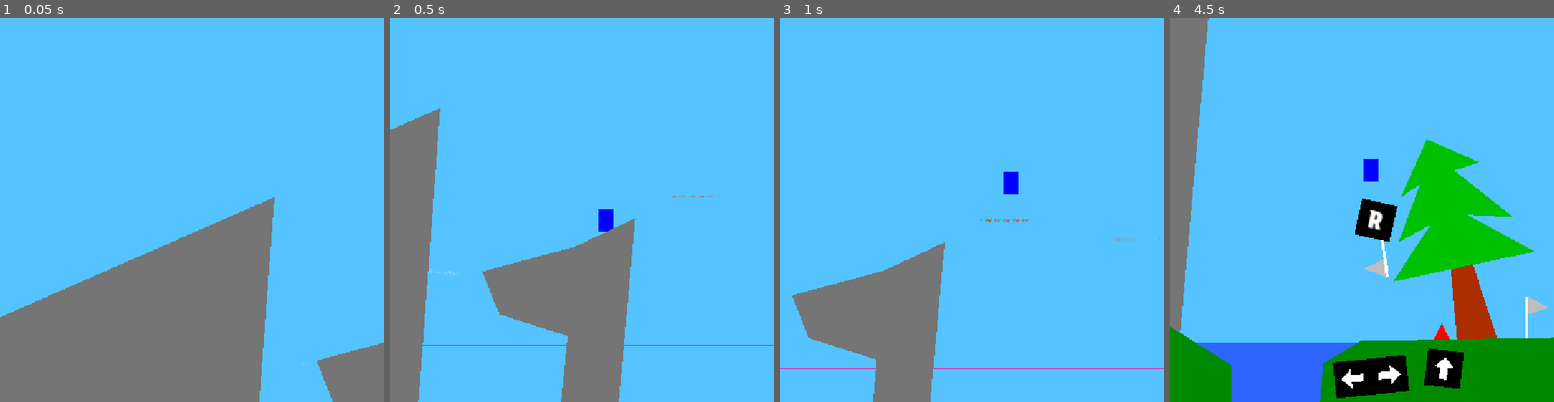
Above: before the commit, frames 1-4 (left to right).
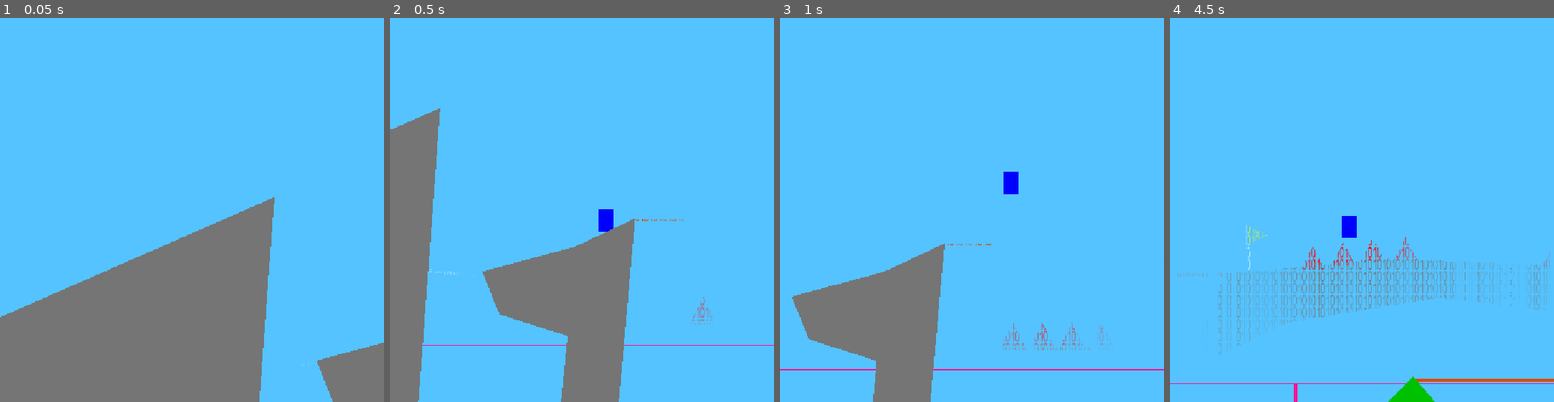
Above: after the commit, the same moments.

Repository: xorblo-doitus/OOB
Game: Godot game, scene res://src/gameplay/world/world.tscn
Same seed, same stepped clock (60 frames per second), same inputs: the game is played once before the commit and once after it.
Inputs:
- Up to frame 1 (0.05 s): no input
- Up to frame 2 (0.5 s): no input
- Up to frame 3 (1 s): hold D (right) from 0.53 s (still down); tap Space (jump) at 0.77 s
- Up to frame 4 (4.5 s): tap Space (jump) at 1.52, 3.02, 3.77 s; release D (right) at 2.03 s; hold Left (left) 2.03-2.78 s; hold D (right) 2.78-4.28 s; hold Left (left) from 4.28 s (still down)

Frame 1 is identical in both runs. In frame 2, 0.2% of the frame differs, in the area x 64-86%, y 46-80%; in frame 3, 1.1%; in frame 4, 34%, in the area x 0-100%, y 0-100%.

Commit message:
Reworked true ending access

Diff:
--- a/src/gameplay/world/world.tscn
+++ b/src/gameplay/world/world.tscn
@@ -291,12 +291,33 @@
 
 [node name="OneWayPlateform3" parent="Node2D" instance=ExtResource("6_2wxex")]
 material = ExtResource("5_gag1f")
-position = Vector2(111, -142)
+position = Vector2(171, -115)
 width = 64.0
 
+[node name="OneWayPlateform4" parent="Node2D" instance=ExtResource("6_2wxex")]
+material = ExtResource("5_gag1f")
+position = Vector2(1, 1)
+width = 150.0
+
+[node name="Spike8" parent="Node2D/OneWayPlateform4" instance=ExtResource("9_afmow")]
+material = ExtResource("5_gag1f")
+position = Vector2(20, -1)
+
+[node name="Spike9" parent="Node2D/OneWayPlateform4" instance=ExtResource("9_afmow")]
+material = ExtResource("5_gag1f")
+position = Vector2(-20, -1)
+
+[node name="Spike10" parent="Node2D/OneWayPlateform4" instance=ExtResource("9_afmow")]
+material = ExtResource("5_gag1f")
+position = Vector2(-59, -1)
+
+[node name="Spike11" parent="Node2D/OneWayPlateform4" instance=ExtResource("9_afmow")]
+material = ExtResource("5_gag1f")
+position = Vector2(59, -1)
+
 [node name="OneWayPlateform5" parent="Node2D" instance=ExtResource("6_2wxex")]
 material = ExtResource("5_gag1f")
-position = Vector2(-68, -168)
+position = Vector2(-117, -137)
 width = 64.0
 
 [node name="Node2D2" type="Node2D" parent="."]
@@ -311,10 +332,6 @@
 material = ExtResource("5_gag1f")
 position = Vector2(-76, -139)
 width = 64.0
-
-[node name="OneWayPlateform2" parent="." instance=ExtResource("6_2wxex")]
-position = Vector2(150, 531)
-width = 330.0
 
 [node name="OneWayPlateform3" parent="." instance=ExtResource("6_2wxex")]
 position = Vector2(-155, 430)
@@ -368,6 +385,11 @@
 [node name="RespawnPoint3" parent="." instance=ExtResource("8_str6s")]
 material = ExtResource("5_gag1f")
 position = Vector2(959, -173)
+
+[node name="RespawnPoint9" parent="." instance=ExtResource("8_str6s")]
+material = ExtResource("5_gag1f")
+position = Vector2(449, -180)
+rotation = -0.0930629
 
 [node name="RespawnPoint4" parent="." instance=ExtResource("8_str6s")]
 material = ExtResource("5_gag1f")
Not shown, changed: changelog.md
